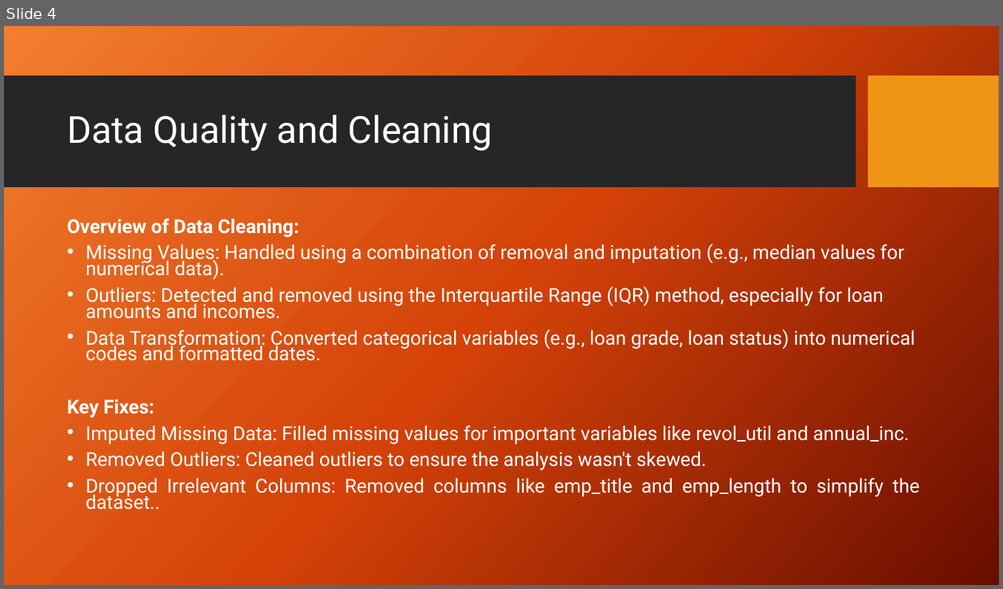
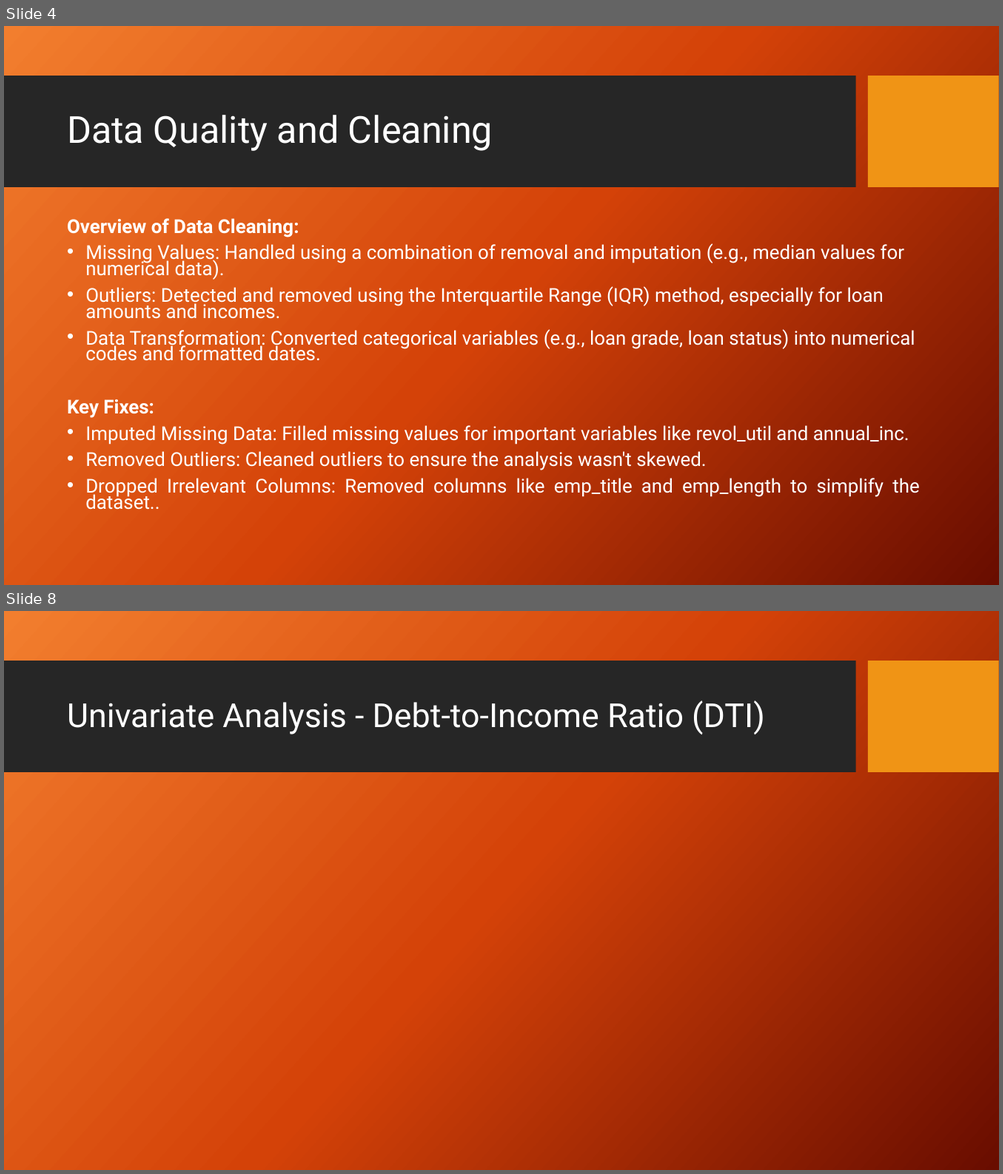
Before and after one commit to jafarijason/ds_001_lending_club_case_study, a slide deck: Presentation.pptx. Shown one above the other, each under a label of ours: slide 4 before the commit, slides 4 and 8 after it; the slides between them are not shown. The pictures are 1003x589 and 1003x1174 pixels, drawn with LibreOffice and Linux fonts; fonts in the diff are those of the drawing; background and template pictures are left out. Boxes give left, top, right and bottom in pixels: in the first picture for what was removed or moved away, otherwise in the second. Text is boxed around its words. In the diff, an @@ line names an element or a change of style, - is before the commit and + after.

```diff
--- a/Presentation.pptx
+++ b/Presentation.pptx
@@ slide 8 added at [4, 611, 999, 1170], background picture (left out); not listed: 2 template elements that a slide beside it also shows @@
@@ title added at [67, 701, 765, 735], 32 pt, text #FFFFFF @@
+Univariate Analysis - Debt-to-Income Ratio (DTI)
```
Also in this commit, not shown: 1 slide changed, 9 other slides added, 1 slide removed.
